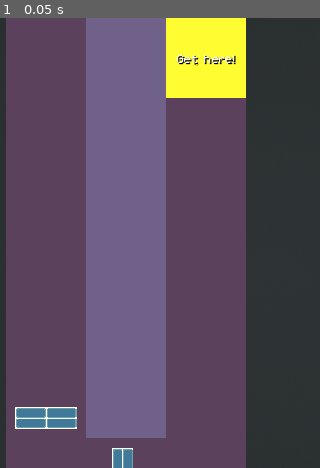
Above: before the commit, frame 1.
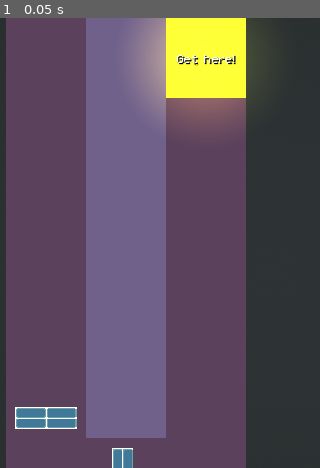
Above: after the commit, the same moment.

Repository: speakk/bounce_mania
Game: Godot game, scene res://levels/level_3.tscn
Two runs of this game, one before a commit and one after it. Both use one fixed random seed, a clock stepped at 60 frames per second and the inputs below. This scene is started directly instead of the project's main scene.
Inputs:
- Up to frame 1 (0.05 s): no input

The runs differ from the first frame. In frame 1, 2.6% of the frame differs, in the area x 43-79%, y 0-24%.

Commit message:
Add an endzone light

Diff:
--- a/end_zone.gd
+++ b/end_zone.gd
@@ -23,6 +23,11 @@
 
 	$EndZoneRect.color = Colors.accent_b
 
+	$PointLight2D.position += $EndZoneRect.position + Vector2($EndZoneRect.size.x /2, $EndZoneRect.size.y / 2)
+	$PointLight2D.color = Colors.accent_b
+	print("scale first", $PointLight2D.scale)
+	$PointLight2D.scale = Vector2(0.4, 0.4) + ($EndZoneRect.size / 100) * 0.6
+	print("scale after", $PointLight2D.scale)
 
 # Called every frame. 'delta' is the elapsed time since the previous frame.
 func _process(delta):
--- a/end_zone.tscn
+++ b/end_zone.tscn
@@ -1,7 +1,19 @@
-[gd_scene load_steps=3 format=3 uid="uid://bschtylma2s1c"]
+[gd_scene load_steps=5 format=3 uid="uid://bschtylma2s1c"]
 
 [ext_resource type="Script" path="res://end_zone.gd" id="1_wfe8x"]
 [ext_resource type="Theme" uid="uid://b64f3uxca5mhe" path="res://main_theme.tres" id="2_th31i"]
+
+[sub_resource type="Gradient" id="Gradient_r27vl"]
+interpolation_mode = 2
+colors = PackedColorArray(1, 1, 1, 1, 0, 0, 0, 1)
+
+[sub_resource type="GradientTexture2D" id="GradientTexture2D_i7rkc"]
+gradient = SubResource("Gradient_r27vl")
+width = 256
+height = 256
+fill = 1
+fill_from = Vector2(0.5, 0.5)
+fill_to = Vector2(1, 0.5)
 
 [node name="EndZone" type="Node2D"]
 script = ExtResource("1_wfe8x")
@@ -34,3 +46,6 @@
 grow_horizontal = 2
 grow_vertical = 2
 text = "Get here!"
+
+[node name="PointLight2D" type="PointLight2D" parent="."]
+texture = SubResource("GradientTexture2D_i7rkc")
